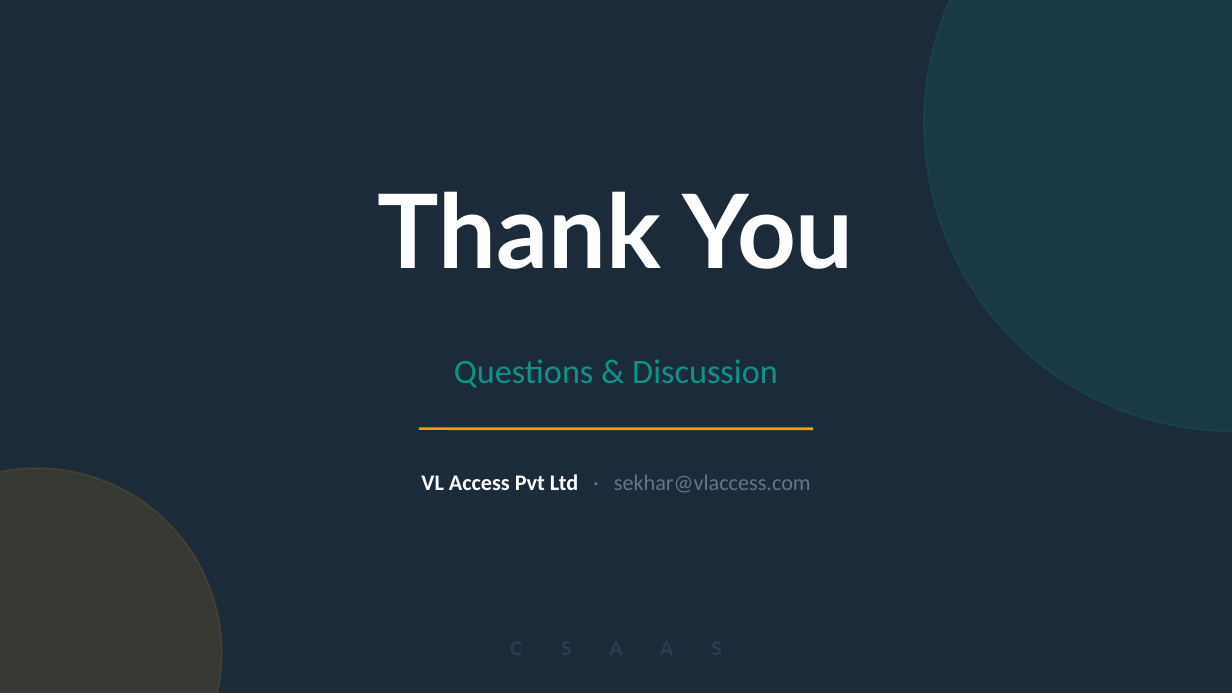
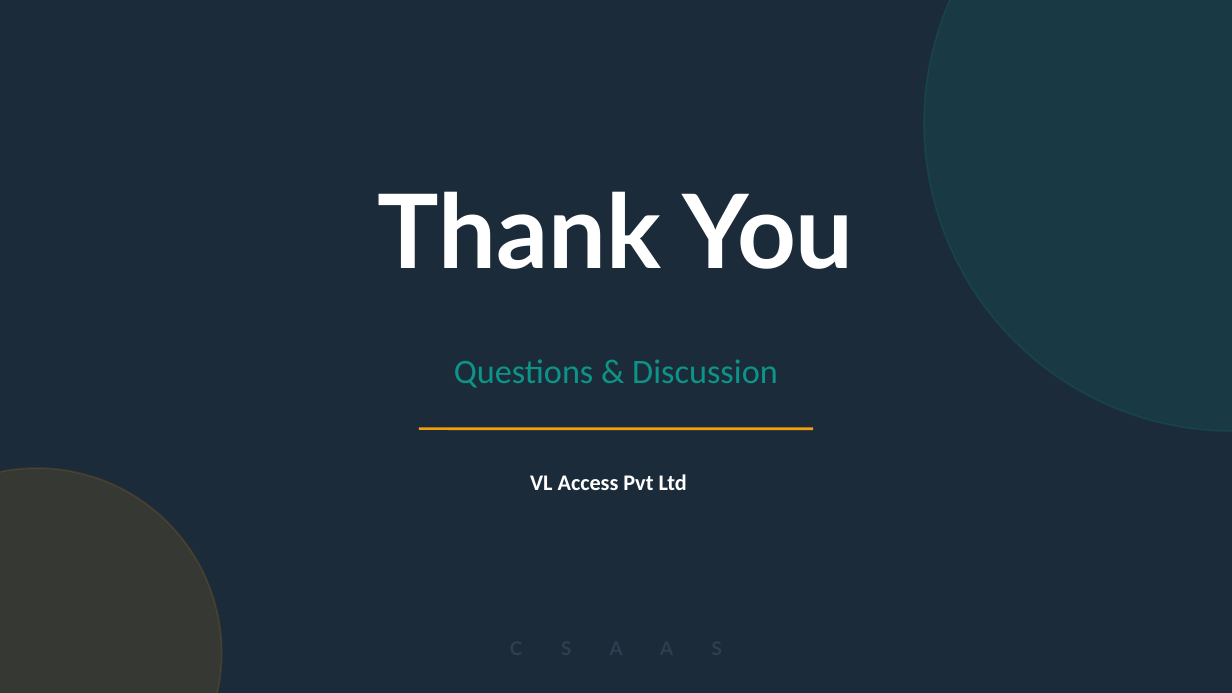
Before and after one commit to sudhansusekhar98/csaas, a slide deck: slide 14 of CSAAS_Presentation.pptx (slide 8 before the commit). Drawn at 1232x693 pixels with LibreOffice and Linux fonts; fonts in the diff are those of the drawing. Boxes give left, top, right and bottom in pixels: in the first picture for what was removed or moved away, otherwise in the second. Text is boxed around its words. In the diff, an @@ line names an element or a change of style, - is before the commit and + after.

```diff
--- a/CSAAS_Presentation.pptx
+++ b/CSAAS_Presentation.pptx
@@ text at <box>530,474,687,490</box>: text changed; text colour #64748B to #FFFFFF; bold on @@
-VL Access Pvt Ltd · sekhar@vlaccess.com
+VL Access Pvt Ltd
```
Also in this commit, not shown: 6 other slides changed, 7 slides added, 1 slide removed, 4 other files.
